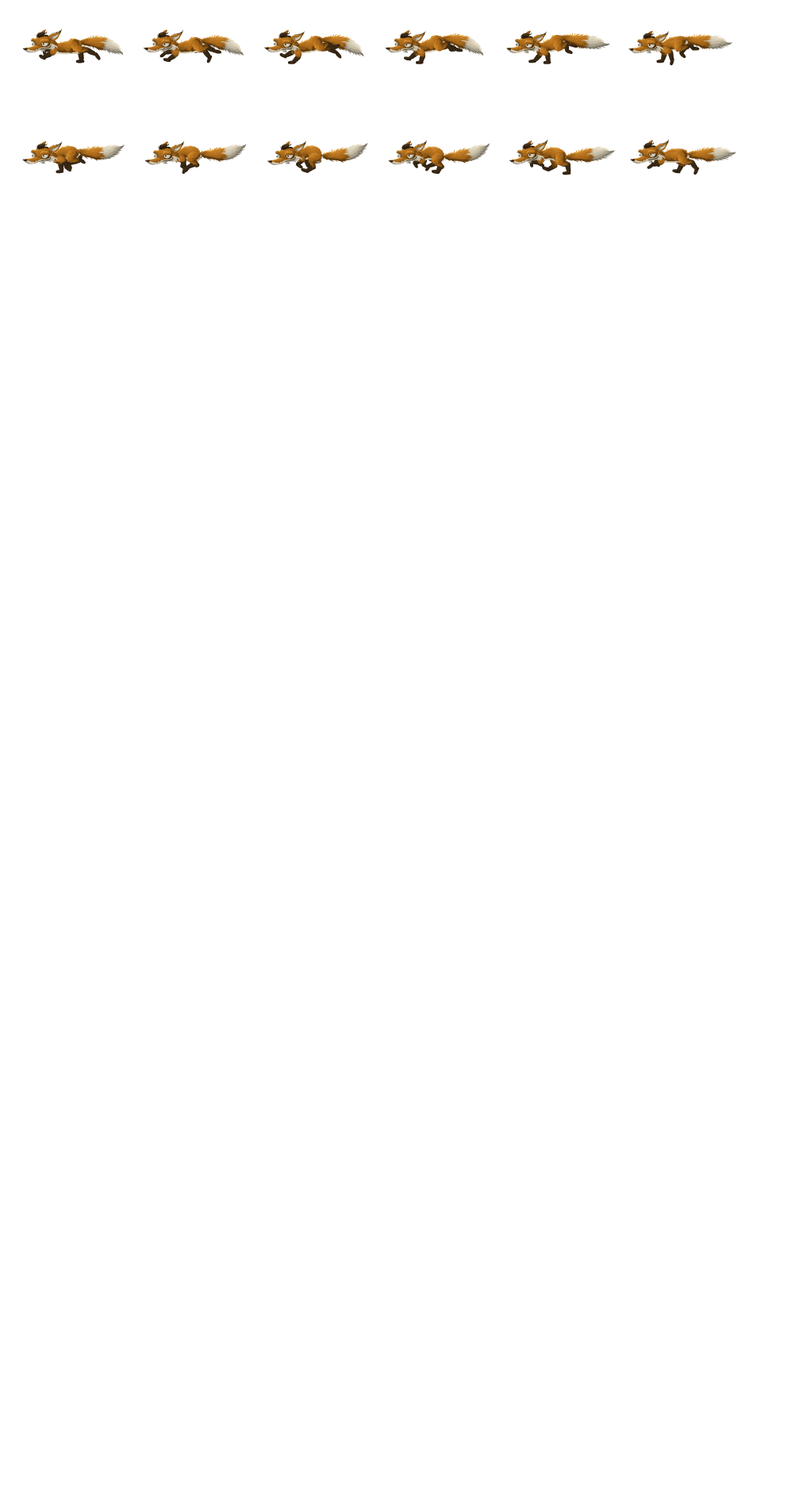
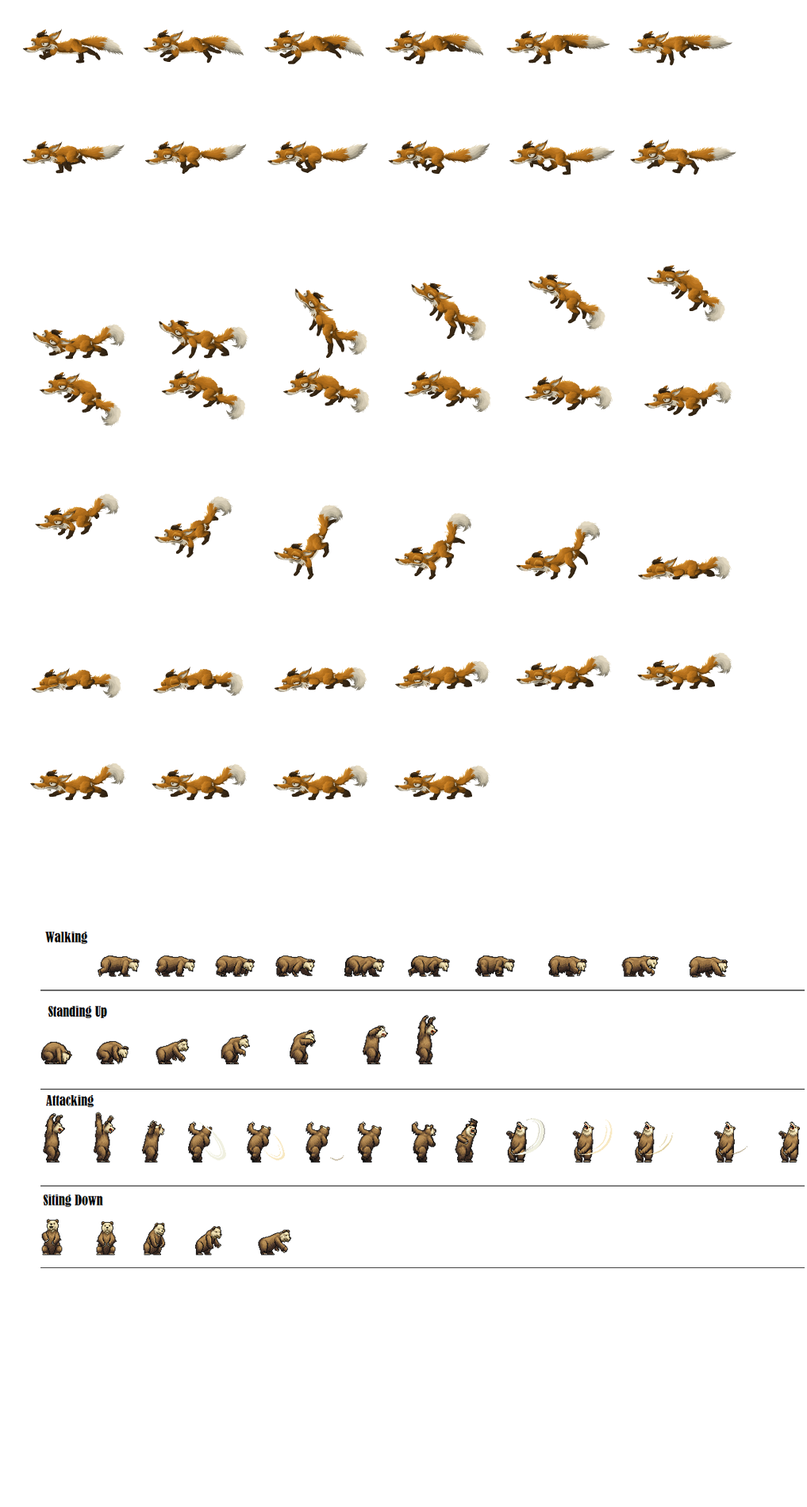
Layers edited between the first and the second 807 × 1507 image:
added group "Fox Jump" with 28 layers above "bear" over bbox(30, 264, 733, 801)
added layer "fox_jump_1" in group "Fox Jump" over bbox(32, 323, 127, 360)
added layer "fox_jump_2" in group "Fox Jump" over bbox(158, 318, 250, 359)
added layer "fox_jump_3" in group "Fox Jump" over bbox(294, 287, 368, 358)
added layer "fox_jump_4" in group "Fox Jump" over bbox(410, 282, 487, 342)
added layer "fox_jump_5" in group "Fox Jump" over bbox(528, 273, 606, 331)
added layer "fox_jump_6" in group "Fox Jump" over bbox(646, 264, 726, 323)
added layer "fox_jump_7" in group "Fox Jump" over bbox(38, 372, 122, 428)
added layer "fox_jump_8" in group "Fox Jump" over bbox(161, 368, 246, 421)
added layer "fox_jump_9" in group "Fox Jump" over bbox(283, 367, 370, 413)
added layer "fox_jump_10" in group "Fox Jump" over bbox(403, 368, 492, 413)
added layer "fox_jump_12" in group "Fox Jump" over bbox(644, 380, 733, 417)
added layer "fox_jump_13" in group "Fox Jump" over bbox(34, 493, 120, 540)
added layer "fox_jump_14" in group "Fox Jump" over bbox(153, 495, 234, 558)
added layer "fox_jump_15" in group "Fox Jump" over bbox(273, 504, 343, 580)
added layer "fox_jump_16" in group "Fox Jump" over bbox(394, 512, 473, 580)
added layer "fox_jump_17" in group "Fox Jump" over bbox(515, 520, 601, 580)
added layer "fox_jump_23" in group "Fox Jump" over bbox(515, 654, 612, 691)
added layer "fox_jump_24" in group "Fox Jump" over bbox(637, 651, 733, 691)
added layer "fox_jump_25" in group "Fox Jump" over bbox(30, 762, 127, 801)
added layer "fox_jump_26" in group "Fox Jump" over bbox(151, 763, 247, 801)
added layer "fox_jump_27" in group "Fox Jump" over bbox(272, 763, 369, 801)
added layer "fox_jump_28" in group "Fox Jump" over bbox(394, 764, 491, 801)
added layer "bear" over bbox(40, 931, 805, 1268)
…and 6 more changes (6 added)
